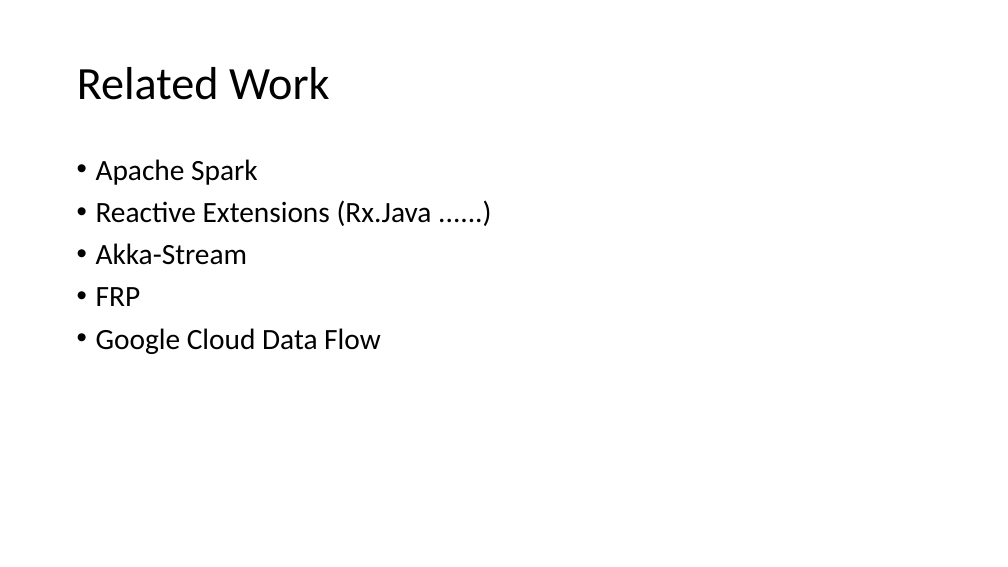
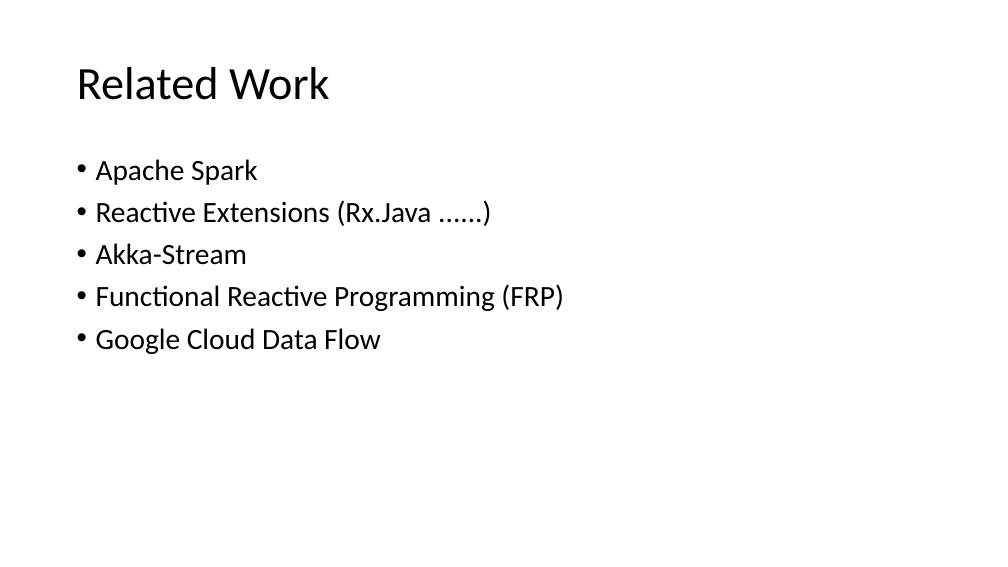
Before and after one commit to tengso/pyflow, a slide deck: slide 11 of flow/pyflow.ppt. Drawn at 1008x567 pixels with LibreOffice and Linux fonts; fonts in the diff are those of the drawing. Boxes give left, top, right and bottom in pixels: in the first picture for what was removed or moved away, otherwise in the second. Text is boxed around its words. In the diff, an @@ line names an element or a change of style, - is before the commit and + after.

```diff
--- a/flow/pyflow.ppt
+++ b/flow/pyflow.ppt
@@ text at bbox=[96, 284, 563, 311]: text changed @@
-• FRP
+• Functional Reactive Programming (FRP)
```
Also in this commit, not shown: 8 other slides changed, 1 slide added, 1 slide removed, 1 other file.
